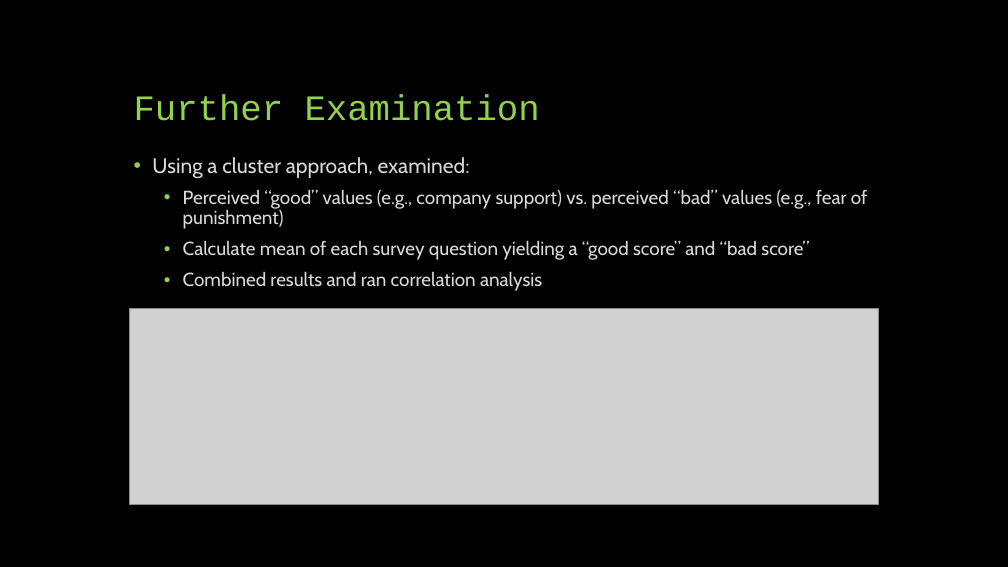
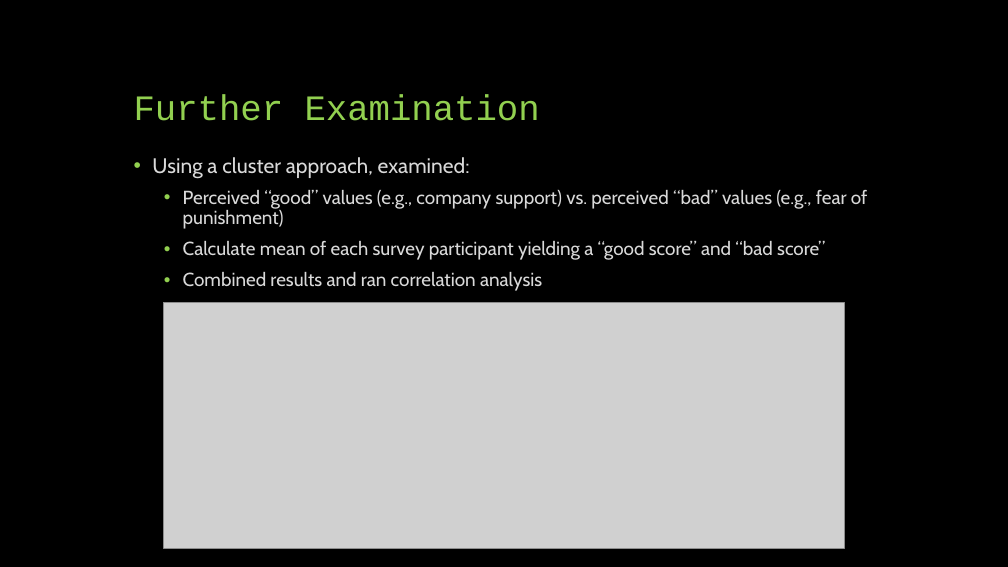
Before and after one commit to JimCarson1/Project_1, a slide deck: slide 13 of Project 1 UNC AI Bootcamp.pptx (slide 12 before the commit). Drawn at 1008x567 pixels with LibreOffice and Linux fonts; fonts in the diff are those of the drawing; grey boxes stand for pictures. Boxes give left, top, right and bottom in pixels: in the first picture for what was removed or moved away, otherwise in the second. Text is boxed around its words. In the diff, an @@ line names an element or a change of style, - is before the commit and + after.

```diff
--- a/Project 1 UNC AI Bootcamp.pptx
+++ b/Project 1 UNC AI Bootcamp.pptx
@@ text at (x1=183, y1=241, x2=825, y2=260): text changed @@
-  • Calculate mean of each survey question yielding a “good score” and “bad score”
+  • Calculate mean of each survey participant yielding a “good score” and “bad score”
@@ picture resized from (x1=129, y1=309, x2=879, y2=504) to (x1=164, y1=302, x2=845, y2=548) @@
```
Also in this commit, not shown: 7 other slides changed, 1 slide added, 1 slide removed.
